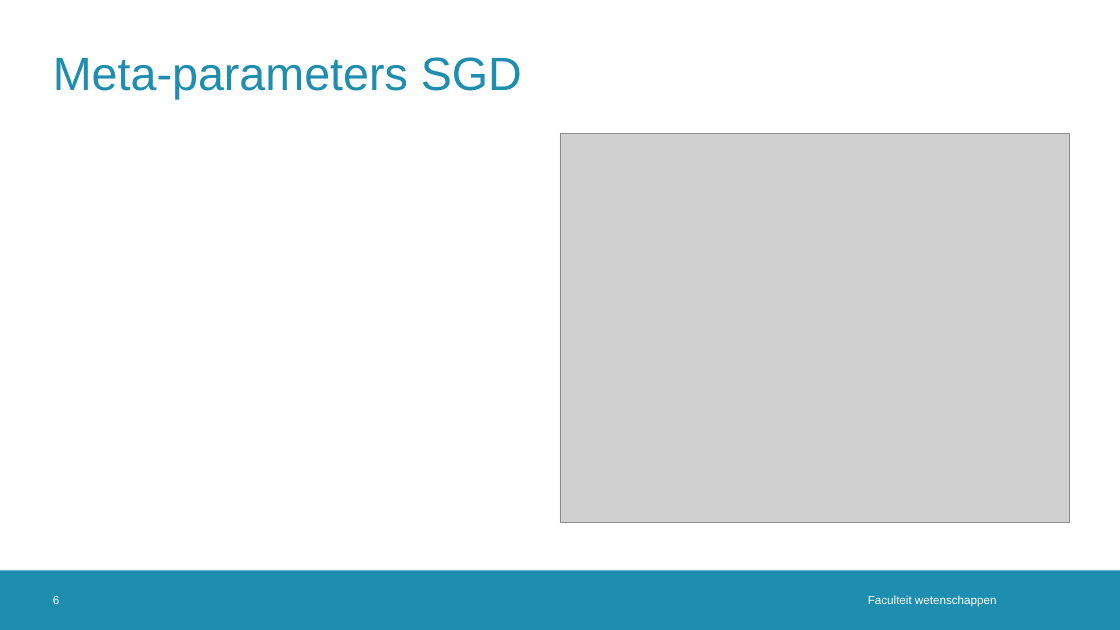
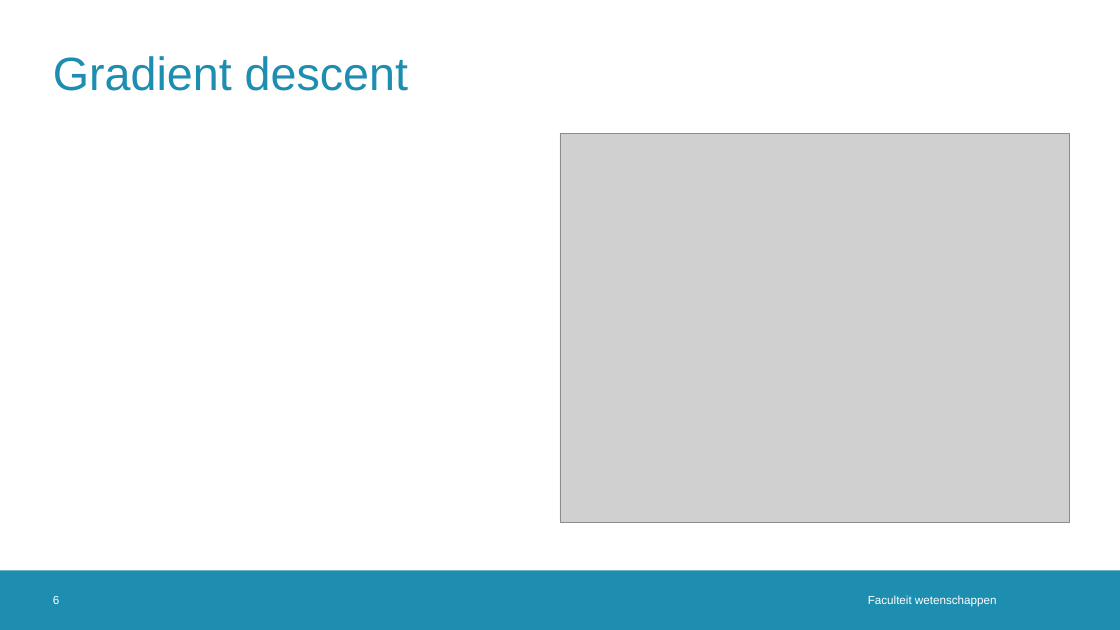
Before and after one commit to JoppeDJ/BachelorProef, a slide deck: slide 6 of Literatuurstudie/Literatuurstudie_ppt.pptx. Drawn at 1120x630 pixels with LibreOffice and Linux fonts; fonts in the diff are those of the drawing; grey boxes stand for pictures; background and template pictures are left out. Boxes give left, top, right and bottom in pixels: in the first picture for what was removed or moved away, otherwise in the second. Text is boxed around its words. In the diff, an @@ line names an element or a change of style, - is before the commit and + after.

```diff
--- a/Literatuurstudie/Literatuurstudie_ppt.pptx
+++ b/Literatuurstudie/Literatuurstudie_ppt.pptx
@@ title at (53,56,408,91): text changed @@
-Meta-parameters SGD
+Gradient descent
```
Also in this commit, not shown: 4 other slides changed, 1 slide removed.
